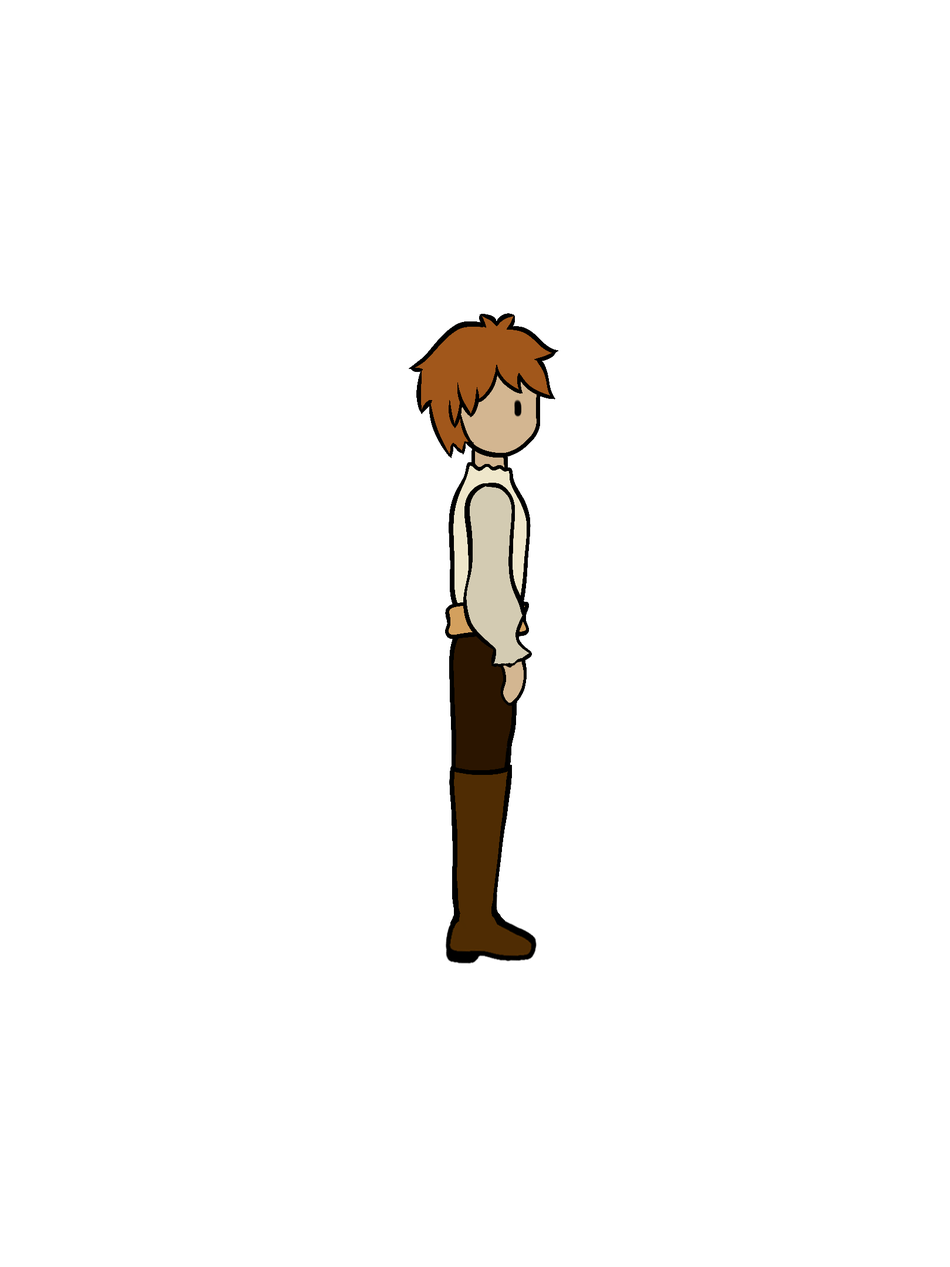
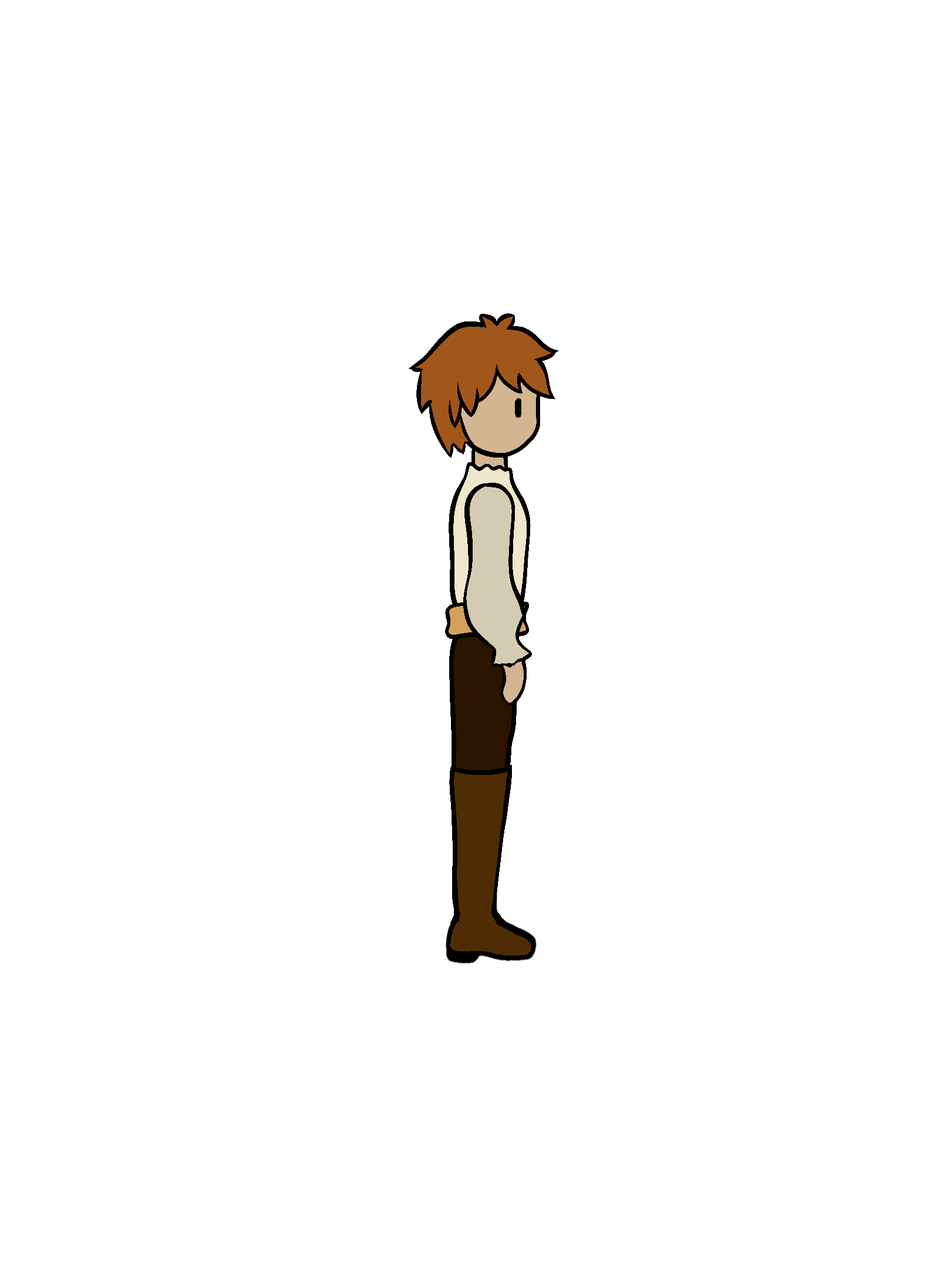
Before/after of a 950 × 1267 layered artwork. What changed in the layer stack:
added layer "Layer 12" above "Layer 11" over 514, 414, 522, 418
added layer "Layer 11" above "Layer 10" over 515, 409, 522, 418
added layer "Layer 10" above "Layer 9" over 514, 404, 522, 418
added layer "Layer 9" above "Layer 8" over 514, 401, 522, 418
added layer "Layer 8" above "Eyes" over 514, 398, 522, 418
hid "Eyes", painted on it over 513, 398, 522, 418
